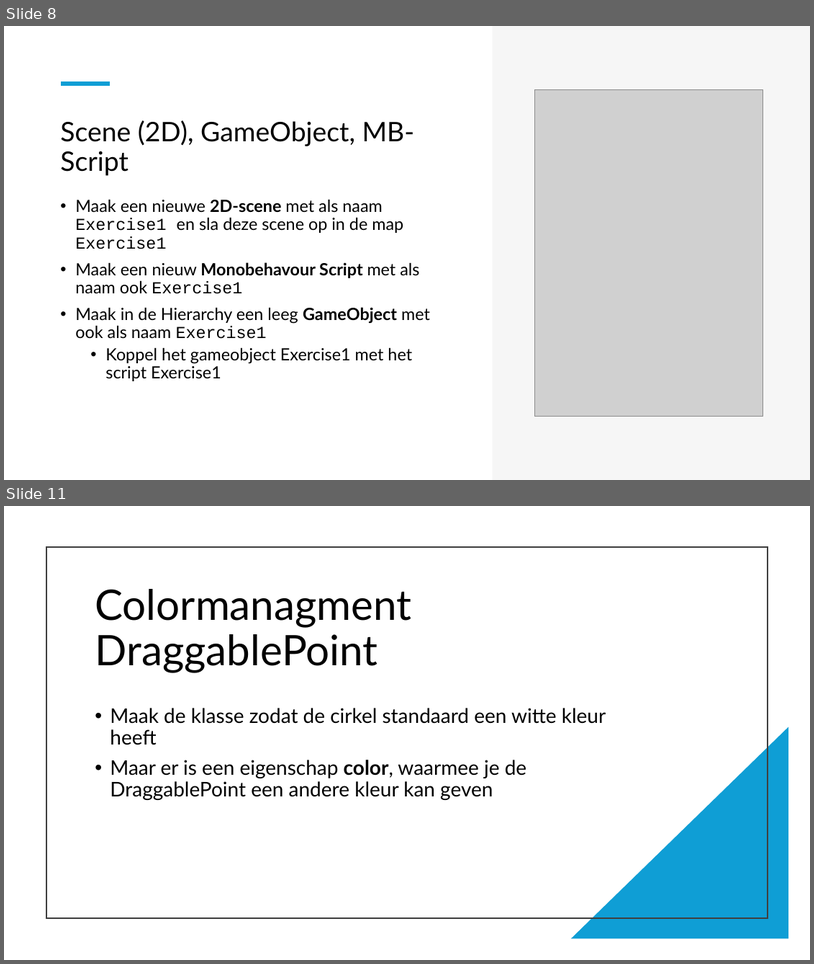
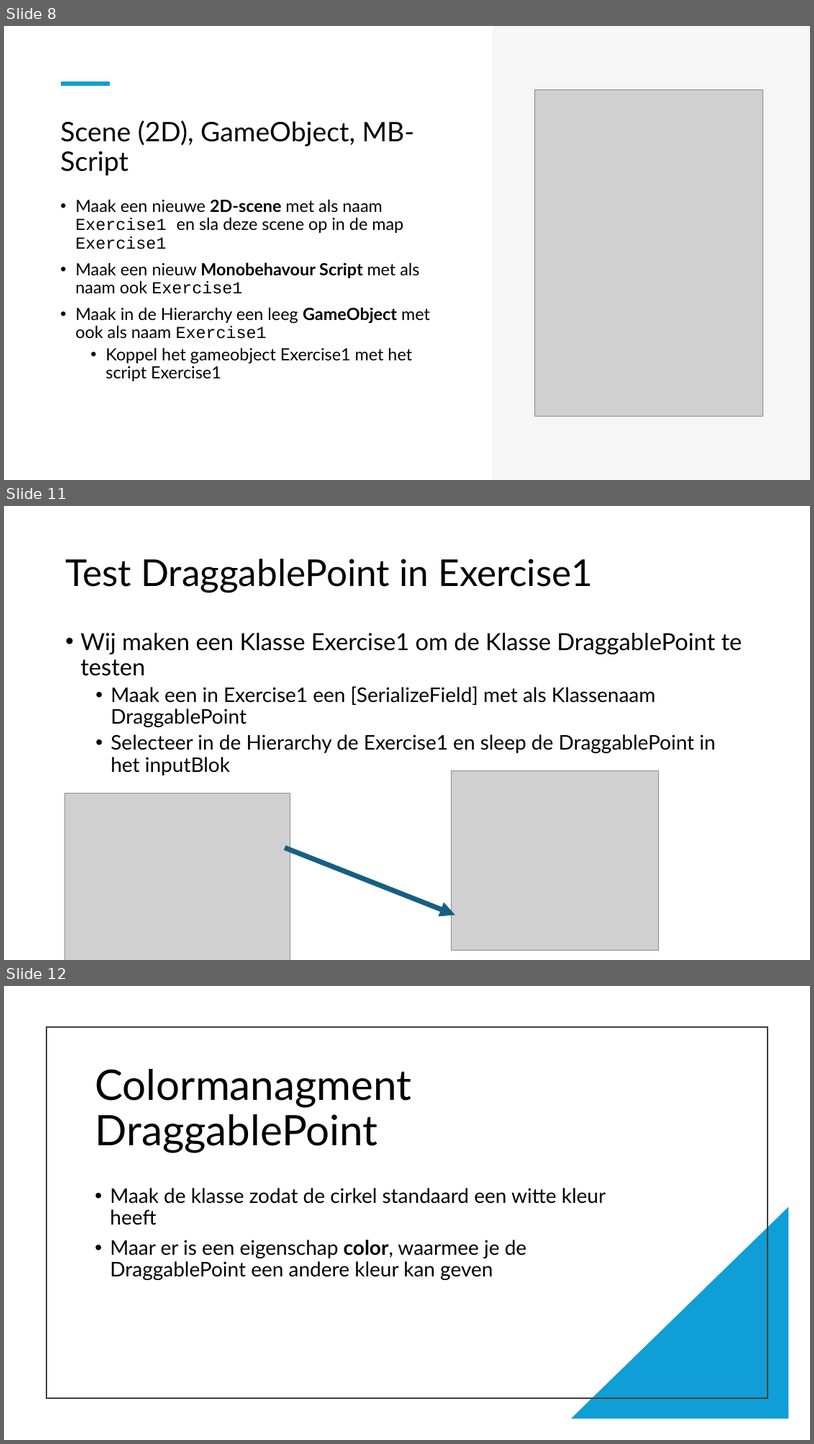
Before and after one commit to Ma-software-development/lesmateriaal, a slide deck: M5/Skill-wis/m5-les1/gd-m5-wis-les1.pptx. Shown one above the other, each under a label of ours: slides 8 and 11 before the commit, slides 8, 11 and 12 after it; the slides between them are not shown. The pictures are 814x964 and 814x1444 pixels, drawn with LibreOffice and Linux fonts; fonts in the diff are those of the drawing; grey boxes stand for pictures. Boxes give left, top, right and bottom in pixels: in the first picture for what was removed or moved away, otherwise in the second. Text is boxed around its words. In the diff, an @@ line names an element or a change of style, - is before the commit and + after.

Commit message:
gd-m5-amp-les1

```diff
--- a/M5/Skill-wis/m5-les1/gd-m5-wis-les1.pptx
+++ b/M5/Skill-wis/m5-les1/gd-m5-wis-les1.pptx
@@ slide 11 added at (4,506,810,960), background #FFFFFF @@
@@ title added at (65,559,593,592), 44 pt, text #000000 @@
+Test DraggablePoint in Exercise1
@@ text added at (80,633,743,775), 24 pt, text #000000 @@
+• Wij maken een Klasse Exercise1 om de Klasse DraggablePoint te testen
+  • Maak een in Exercise1 een [SerializeField] met als Klassenaam DraggablePoint
+  • Selecteer in de Hierarchy de Exercise1 en sleep de DraggablePoint in het inputBlok
@@ picture added at (451,771,658,951) @@
@@ picture added at (65,793,290,960) @@
@@ arrow added from (286, 848) to (455, 915), #156082 6 pt @@
@@ what was slide 11 is now slide 12 @@
```
Also in this commit, not shown: 4 slides changed.
